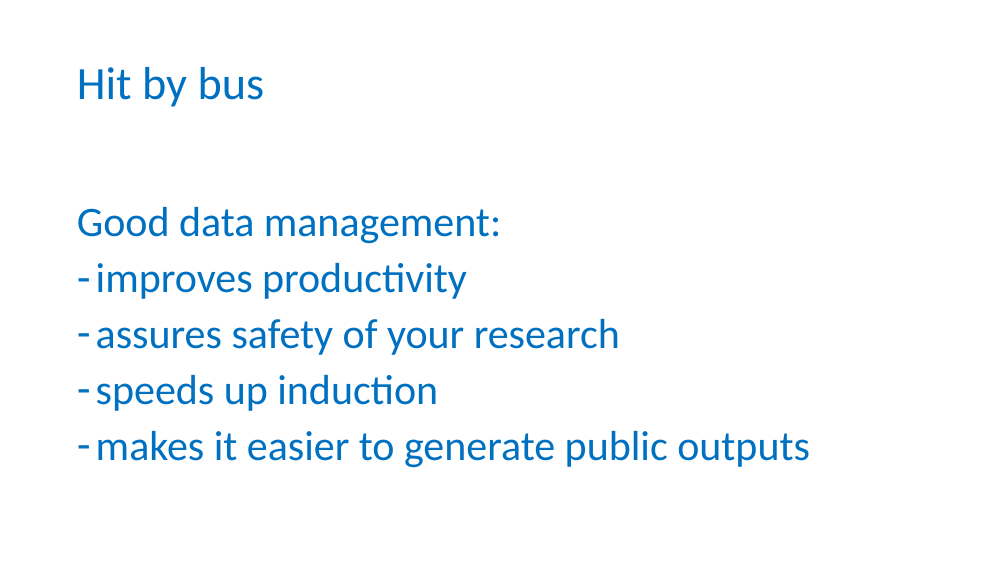
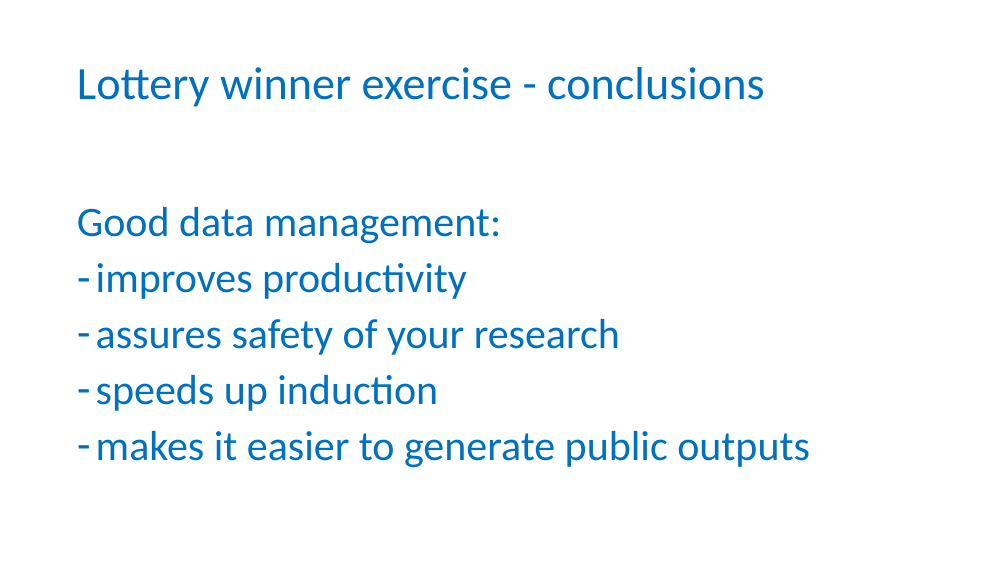
Before and after one commit to carpentries-incubator/fair-for-leaders, a slide deck: slide 22 of instructors/01-Why_are_we_here.pptx. Drawn at 1008x567 pixels with LibreOffice and Linux fonts; fonts in the diff are those of the drawing; background and template pictures are left out. Boxes give left, top, right and bottom in pixels: in the first picture for what was removed or moved away, otherwise in the second. Text is boxed around its words. In the diff, an @@ line names an element or a change of style, - is before the commit and + after.

Commit message:
replaced hit-by-bus title with lottery winner and added photo of Weirs

```diff
--- a/instructors/01-Why_are_we_here.pptx
+++ b/instructors/01-Why_are_we_here.pptx
@@ title at bbox=[77, 67, 764, 107]: text changed @@
-Hit by bus
+Lottery winner exercise - conclusions
```
Also in this commit, not shown: 1 slide added, 1 slide removed.
